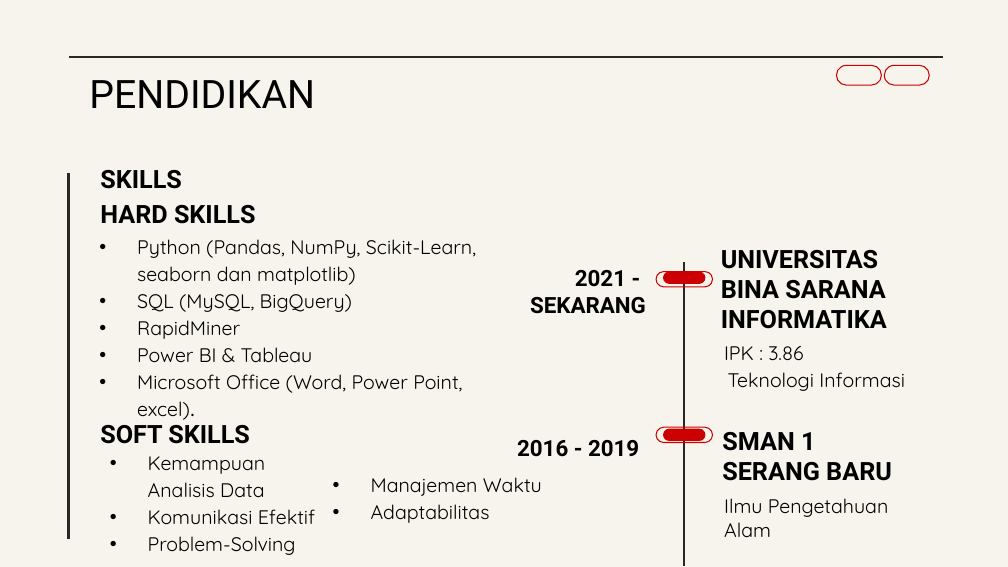
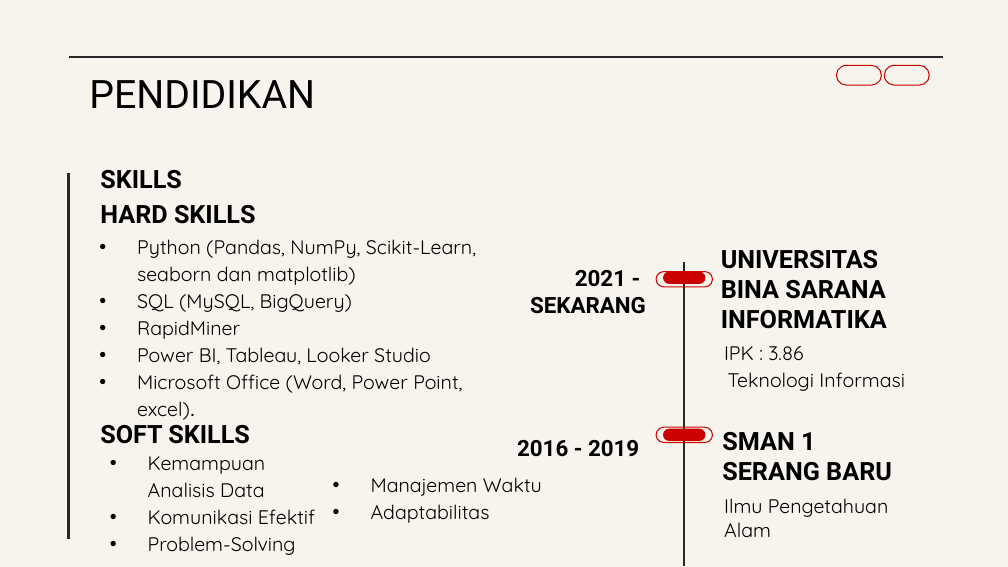
Before and after one commit to DisyaAriza/Project_magang, a slide deck: slide 3 of Portopolio Disya.pptx. Drawn at 1008x567 pixels with LibreOffice and Linux fonts; fonts in the diff are those of the drawing. Boxes give left, top, right and bottom in pixels: in the first picture for what was removed or moved away, otherwise in the second. Text is boxed around its words. In the diff, an @@ line names an element or a change of style, - is before the commit and + after.

```diff
--- a/Portopolio Disya.pptx
+++ b/Portopolio Disya.pptx
@@ text at <box>137,347,430,365</box>: text changed @@
-• Power BI & Tableau
+• Power BI, Tableau, Looker Studio
```
Also in this commit, not shown: 1 other slide changed, 2 slides added.
